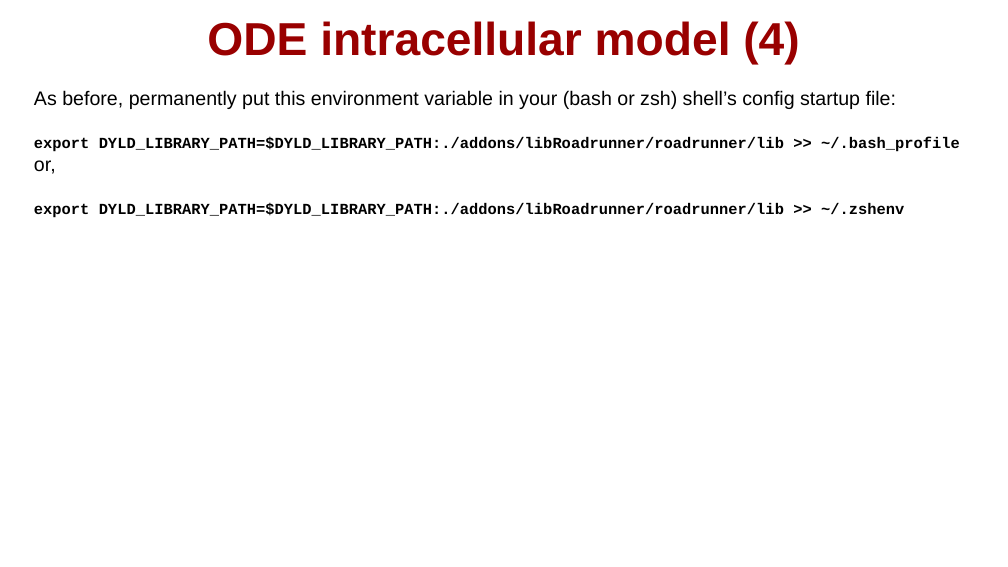
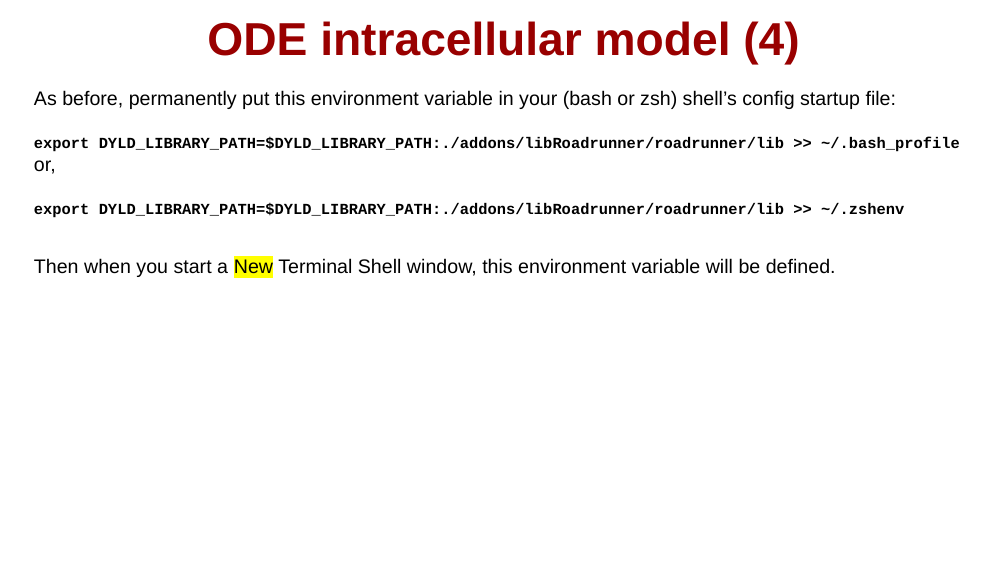
Before and after one commit to physicell-training/ws2021, a slide deck: slide 28 of pptx_source/PhysiCell_ws2021_macOS_setup.pptx. Drawn at 1008x567 pixels with LibreOffice and Linux fonts; fonts in the diff are those of the drawing; background and template pictures are left out. Boxes give left, top, right and bottom in pixels: in the first picture for what was removed or moved away, otherwise in the second. Text is boxed around its words. In the diff, an @@ line names an element or a change of style, - is before the commit and + after.

```diff
--- a/pptx_source/PhysiCell_ws2021_macOS_setup.pptx
+++ b/pptx_source/PhysiCell_ws2021_macOS_setup.pptx
@@ text at [34,258,836,277]: paragraph added @@
+Then when you start a New Terminal Shell window, this environment variable will be defined.
```
Also in this commit, not shown: 21 other slides changed, 6 slides added.
